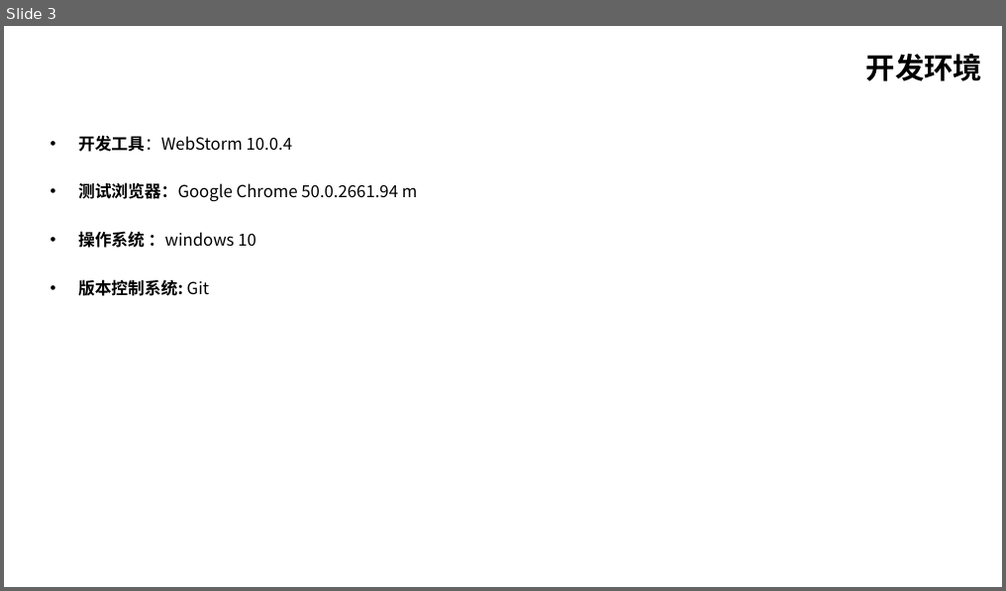
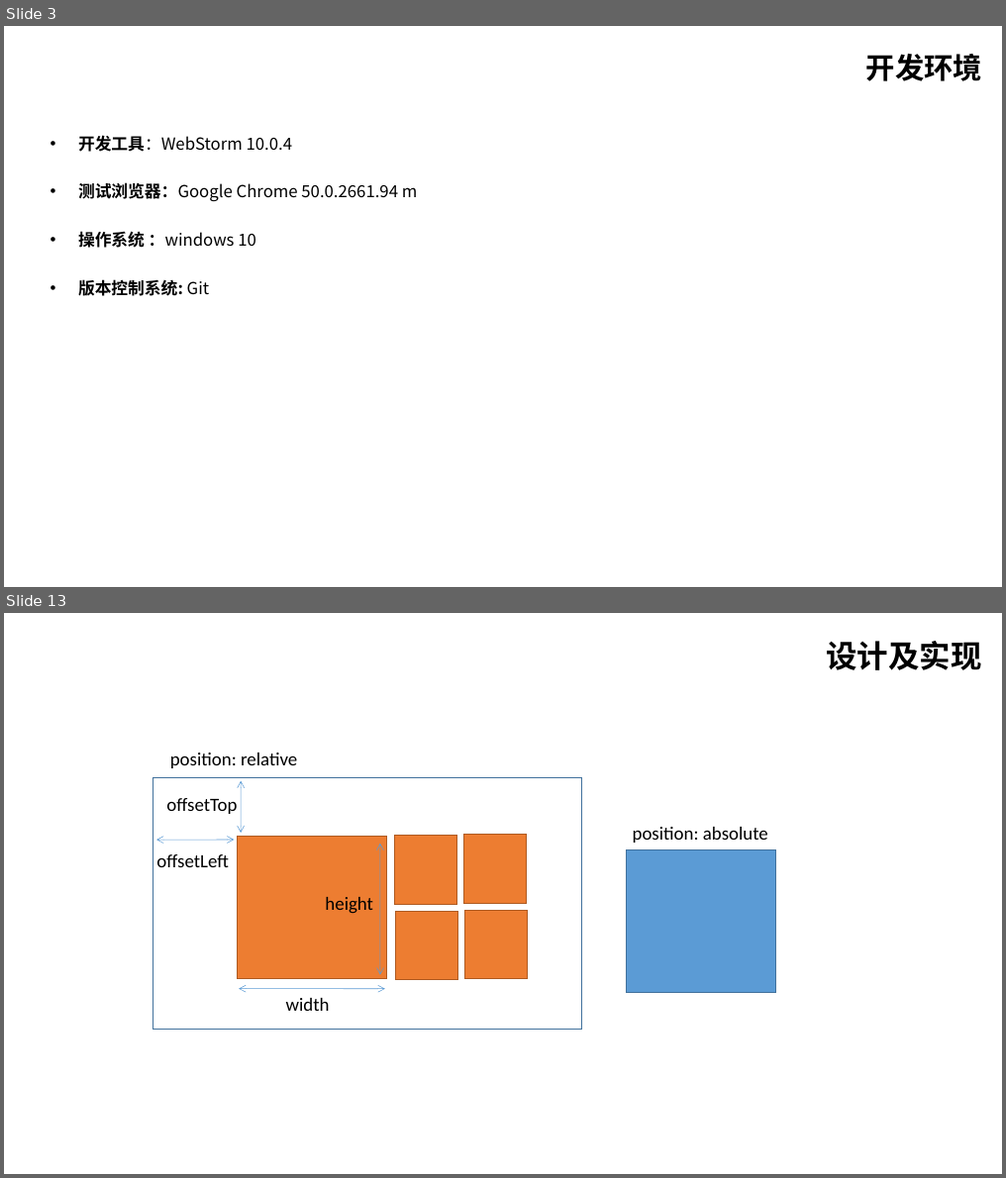
Before and after one commit to huiyaoren/CYMOOC, a slide deck: doc/传一在线教育网站.ppt. Shown one above the other, each under a label of ours: slide 3 before the commit, slides 3 and 13 after it; the slides between them are not shown. The pictures are 1006x591 and 1006x1178 pixels, drawn with LibreOffice and Linux fonts; fonts in the diff are those of the drawing. Boxes give left, top, right and bottom in pixels: in the first picture for what was removed or moved away, otherwise in the second. Text is boxed around its words. In the diff, an @@ line names an element or a change of style, - is before the commit and + after.

```diff
--- a/doc/传一在线教育网站.ppt
+++ b/doc/传一在线教育网站.ppt
@@ slide 13 added at (4,613,1002,1174), background #FFFFFF @@
@@ text added at (827,641,982,670), 30 pt, text #000000, bold @@
+设计及实现
@@ text added at (170,753,297,768), 18 pt, text #000000 @@
+position: relative
@@ rectangle added at (153,777,582,1030), outline #41719C 0.99 pt @@
@@ double arrow added from (241, 833) to (241, 780), #5B9BD5 0.51 pt @@
@@ text added at (166,798,237,814), 18 pt, text #000000 @@
+offsetTop
@@ double arrow added from (234, 840) to (156, 840), #5B9BD5 0.51 pt @@
@@ rectangle added at (238,837,387,978), fill #ED7D31, outline #AE5A21 0.99 pt @@
@@ double arrow added from (380, 844) to (380, 975), #5B9BD5 0.51 pt @@
@@ rectangle added at (394,835,455,904), fill #ED7D31, outline #AE5A21 0.99 pt @@
@@ rectangle added at (463,835,526,903), fill #ED7D31, outline #AE5A21 0.99 pt @@
@@ text added at (633,827,768,843), 18 pt, text #000000 @@
+position: absolute
@@ text added at (156,855,229,867), 18 pt, text #000000 @@
+offsetLeft
@@ rectangle added at (627,851,776,992), fill #5B9BD5, outline #41719C 0.99 pt @@
@@ text added at (325,897,373,914), 18 pt, text #000000 @@
+height
@@ rectangle added at (395,911,457,980), fill #ED7D31, outline #AE5A21 0.99 pt @@
@@ rectangle added at (464,910,527,978), fill #ED7D31, outline #AE5A21 0.99 pt @@
@@ double arrow added from (239, 988) to (385, 988), #5B9BD5 0.51 pt @@
@@ text added at (286,998,330,1011), 18 pt, text #000000 @@
+width
```
Also in this commit, not shown: 7 slides changed, 7 other slides added, 9 slides removed, 1 other file.
